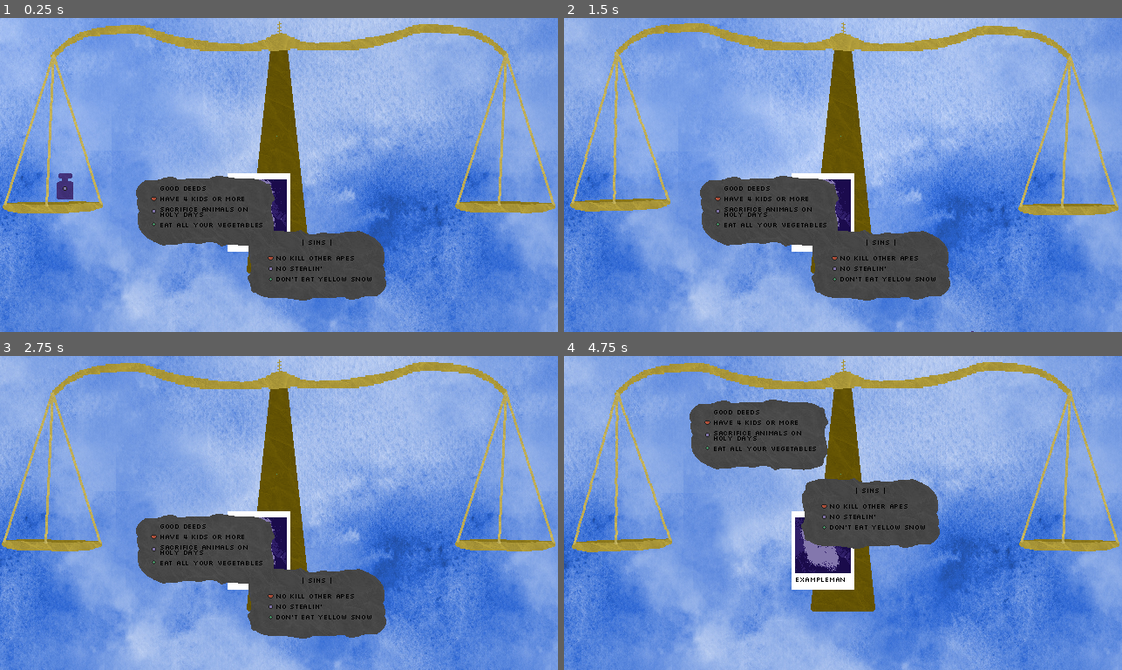
Above: before the commit, frames 1-4 (two rows, left to right).
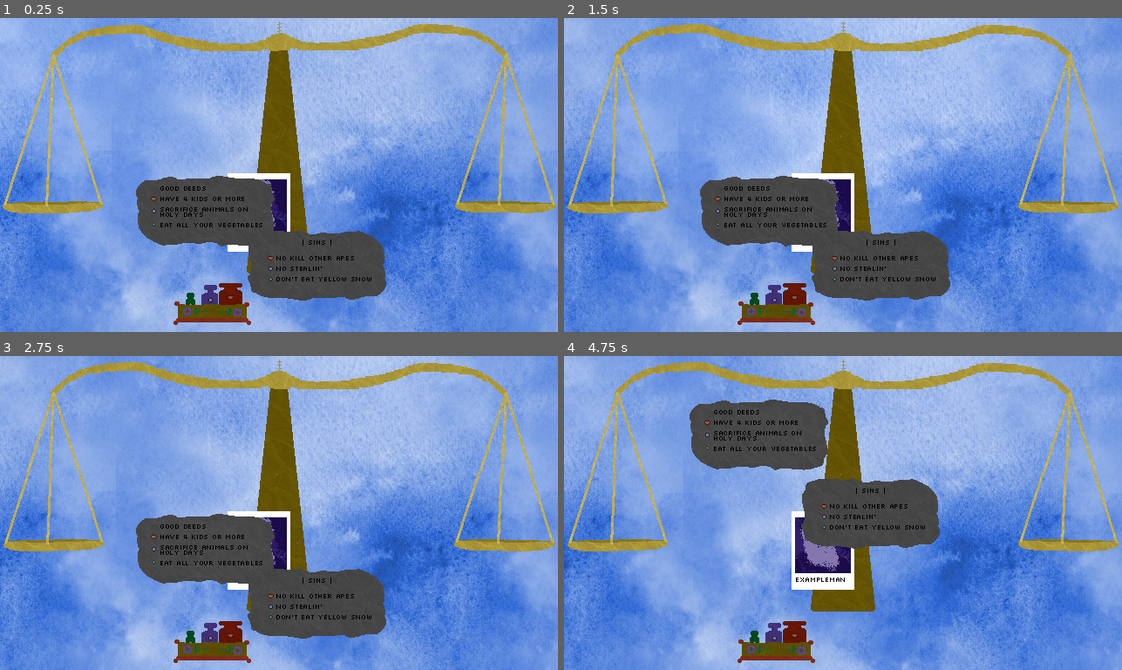
Above: after the commit, the same moments.

Repository: NicEastvillage/GMTKGameJam2024
Game: Godot game, scene res://scenes/main.tscn
Two runs of this game, one before a commit and one after it. Both use one fixed random seed, a clock stepped at 60 frames per second and the inputs below.
Inputs (mouse positions are in pixels of both pictures, inside the frame that each line leads up to):
- Up to frame 1 (0.25 s): no input
- Up to frame 2 (1.5 s): drag from (625, 218) to (898, 105) at 0.52 s; drag from (843, 137) to (815, 237) at 1.27 s
- Up to frame 3 (2.75 s): move the mouse to (256, 550) at 2.02 s; click (256, 550) at 2.17 s
- Up to frame 4 (4.75 s): drag from (770, 547) to (675, 465) at 2.77 s; drag from (882, 604) to (870, 513) at 3.52 s; drag from (675, 465) to (759, 434) at 4.27 s

The runs differ from the first frame. In frame 1, 1.4% of the frame differs, in the area x 10-45%, y 49-98%; in frame 2, 3.2%, in the area x 0-100%, y 1-100%; in frame 3, 2.8%; in frame 4, 2.9%.

Commit message:
Fix weight spawning (and change the UID of background for some reason)

Diff:
--- a/prefabs/weight_spawner.tscn
+++ b/prefabs/weight_spawner.tscn
@@ -1,22 +1,18 @@
-[gd_scene load_steps=4 format=3 uid="uid://df4htt0fbo835"]
+[gd_scene load_steps=4 format=3 uid="uid://2q7onxgifwhv"]
 
 [ext_resource type="Script" path="res://scripts/weight_spawner.gd" id="1_eo6r2"]
-[ext_resource type="PackedScene" uid="uid://gcyxpw6fuqxu" path="res://prefabs/weight_large.tscn" id="2_dspfo"]
-[ext_resource type="Texture2D" uid="uid://c2rpw7e5cfknq" path="res://sprites/Diamond.png" id="3_hl1b8"]
+[ext_resource type="PackedScene" uid="uid://dvtcfbxposi53" path="res://prefabs/weight_large.tscn" id="2_dspfo"]
 
 [sub_resource type="RectangleShape2D" id="RectangleShape2D_2xw1k"]
-size = Vector2(80, 81)
+size = Vector2(21, 34)
 
 [node name="weight_spawner" type="Area2D"]
 script = ExtResource("1_eo6r2")
 weight = ExtResource("2_dspfo")
 
 [node name="CollisionShape2D" type="CollisionShape2D" parent="."]
+position = Vector2(0.5, -11)
 shape = SubResource("RectangleShape2D_2xw1k")
-
-[node name="Sprite2D" type="Sprite2D" parent="."]
-scale = Vector2(0.334, 0.334)
-texture = ExtResource("3_hl1b8")
 
 [connection signal="input_event" from="." to="." method="_on_input_event"]
 [connection signal="mouse_entered" from="." to="." method="_on_mouse_entered"]
--- /dev/null
+++ b/prefabs/weight_supply.tscn
@@ -0,0 +1,42 @@
+[gd_scene load_steps=9 format=3 uid="uid://dfxitsqbpgvks"]
+
+[ext_resource type="Texture2D" uid="uid://bsbf1cwc13oom" path="res://sprites/Box.png" id="1_p51hj"]
+[ext_resource type="PackedScene" uid="uid://3j4avagguf1f" path="res://prefabs/weight_large_rigid.tscn" id="2_crk7w"]
+[ext_resource type="PackedScene" uid="uid://2q7onxgifwhv" path="res://prefabs/weight_spawner.tscn" id="2_ykqx5"]
+[ext_resource type="Texture2D" uid="uid://cplb81pril50d" path="res://sprites/Weight Large.png" id="3_xsfd5"]
+[ext_resource type="PackedScene" path="res://prefabs/weight_medium_rigid.tscn" id="4_1ysiu"]
+[ext_resource type="Texture2D" uid="uid://c7pw7dyuqhiyt" path="res://sprites/Weight Medium.png" id="5_i1hov"]
+[ext_resource type="PackedScene" path="res://prefabs/weight_small_rigid.tscn" id="6_aeobm"]
+[ext_resource type="Texture2D" uid="uid://bgstsfi5um0c0" path="res://sprites/Weight Small.png" id="7_jbt8p"]
+
+[node name="WeightSupply" type="Node2D"]
+
+[node name="weight_spawner" parent="." instance=ExtResource("2_ykqx5")]
+position = Vector2(22, -11)
+scale = Vector2(1.297, 1)
+weight = ExtResource("2_crk7w")
+
+[node name="WeightLarge" type="Sprite2D" parent="weight_spawner"]
+position = Vector2(0.771004, -10)
+scale = Vector2(0.77101, 1)
+texture = ExtResource("3_xsfd5")
+
+[node name="weight_spawner2" parent="." instance=ExtResource("2_ykqx5")]
+position = Vector2(-2, -11)
+weight = ExtResource("4_1ysiu")
+
+[node name="WeightMedium" type="Sprite2D" parent="weight_spawner2"]
+position = Vector2(1, -9)
+texture = ExtResource("5_i1hov")
+
+[node name="weight_spawner3" parent="." instance=ExtResource("2_ykqx5")]
+position = Vector2(-23, -11)
+weight = ExtResource("6_aeobm")
+
+[node name="WeightSmall" type="Sprite2D" parent="weight_spawner3"]
+position = Vector2(0, -4.5)
+texture = ExtResource("7_jbt8p")
+
+[node name="Box" type="Sprite2D" parent="."]
+position = Vector2(2, -2)
+texture = ExtResource("1_p51hj")
--- a/scenes/main.tscn
+++ b/scenes/main.tscn
@@ -1,13 +1,13 @@
 [gd_scene load_steps=10 format=3 uid="uid://dsdchgqwhnrb1"]
 
-[ext_resource type="PackedScene" uid="uid://cx4drtxmt6kul" path="res://prefabs/background.tscn" id="1_fdc0o"]
+[ext_resource type="PackedScene" uid="uid://ckoty6tqe6fqk" path="res://prefabs/background.tscn" id="1_fdc0o"]
 [ext_resource type="Script" path="res://scripts/StageLoader.gd" id="1_j62sn"]
 [ext_resource type="Script" path="res://scripts/StageData.gd" id="2_vtm2x"]
 [ext_resource type="Resource" uid="uid://djl8vynlu5f3m" path="res://data/Stages/StageExample.tres" id="3_pcylv"]
 [ext_resource type="PackedScene" uid="uid://c8jkuwbeqr6so" path="res://prefabs/scale_rigid.tscn" id="8_kxt04"]
 [ext_resource type="PackedScene" path="res://prefabs/grabber.tscn" id="9_ra1dw"]
 [ext_resource type="Script" path="res://scripts/follow_mouse.gd" id="10_5p1cc"]
-[ext_resource type="PackedScene" uid="uid://whoap6ax7f3a" path="res://prefabs/weight_medium_rigid.tscn" id="10_m34yl"]
+[ext_resource type="PackedScene" uid="uid://dfxitsqbpgvks" path="res://prefabs/weight_supply.tscn" id="10_k81j6"]
 [ext_resource type="Texture2D" uid="uid://bwv7y3gn4qam3" path="res://sprites/Light.png" id="11_ikrsq"]
 
 [node name="Main2D" type="Node2D" node_paths=PackedStringArray("grabber", "grabber_joint")]
@@ -39,8 +39,8 @@
 [node name="grab_joint" type="PinJoint2D" parent="."]
 bias = 0.9
 
-[node name="WeightLarge" parent="." instance=ExtResource("10_m34yl")]
-position = Vector2(75, 180)
+[node name="WeightSupply" parent="." instance=ExtResource("10_k81j6")]
+position = Vector2(242, 341)
 
 [node name="Documents" type="Node2D" parent="."]
 position = Vector2(314, 237)
--- a/scripts/StageLoader.gd
+++ b/scripts/StageLoader.gd
@@ -103,3 +103,7 @@
 			held_object.drop(Input.get_last_mouse_velocity())
 			held_object = null
 			grabber_joint.node_a = NodePath()
+
+func _on_weight_spawned(event):
+	for node in get_tree().get_nodes_in_group("rigid_dragable"):
+		node.connect("clicked", _on_pickable_clicked)
--- a/scripts/rigid_drag.gd
+++ b/scripts/rigid_drag.gd
@@ -28,5 +28,4 @@
 func drop(impulse=Vector2.ZERO):
 	if held:
 		#freeze = false
-		apply_central_impulse(impulse)
 		held = false
--- a/scripts/weight_spawner.gd
+++ b/scripts/weight_spawner.gd
@@ -10,17 +10,17 @@
 
 # Called every frame. 'delta' is the elapsed time since the previous frame.
 func _process(delta: float) -> void:
-	print(get_child_count())
 	pass
 
 func _input(event: InputEvent):
 	if event is InputEventMouseButton:
 		if event.button_index == MOUSE_BUTTON_LEFT and event.pressed and hovered:
 			var new_weight = weight.instantiate()
-			new_weight.dragging = true
-			new_weight.hovered = true
-			new_weight.position = get_viewport().get_mouse_position()
-			get_parent().add_child(new_weight)
+			new_weight.global_position = global_position
+			new_weight.held = true
+			get_parent().get_parent().add_child(new_weight)
+			get_tree().root.get_child(0)._on_pickable_clicked(new_weight)
+			get_tree().root.get_child(0)._on_weight_spawned(null)
 
 func _on_mouse_entered():
 	hovered = true
Not shown: 1 places in prefabs/background.tscn that only renumber resources
Not shown: 1 places in prefabs/weight_large_rigid.tscn that only renumber resources
